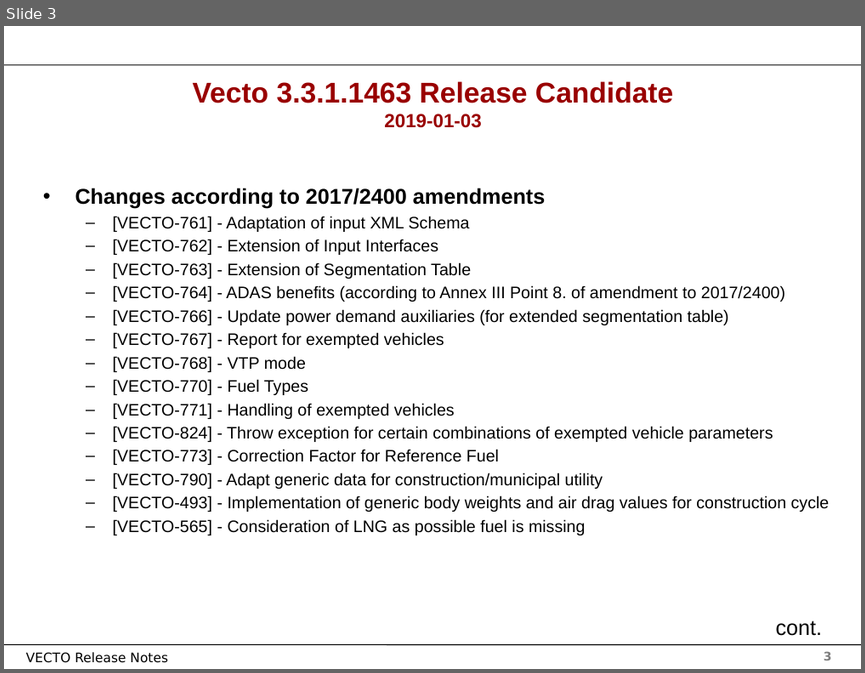
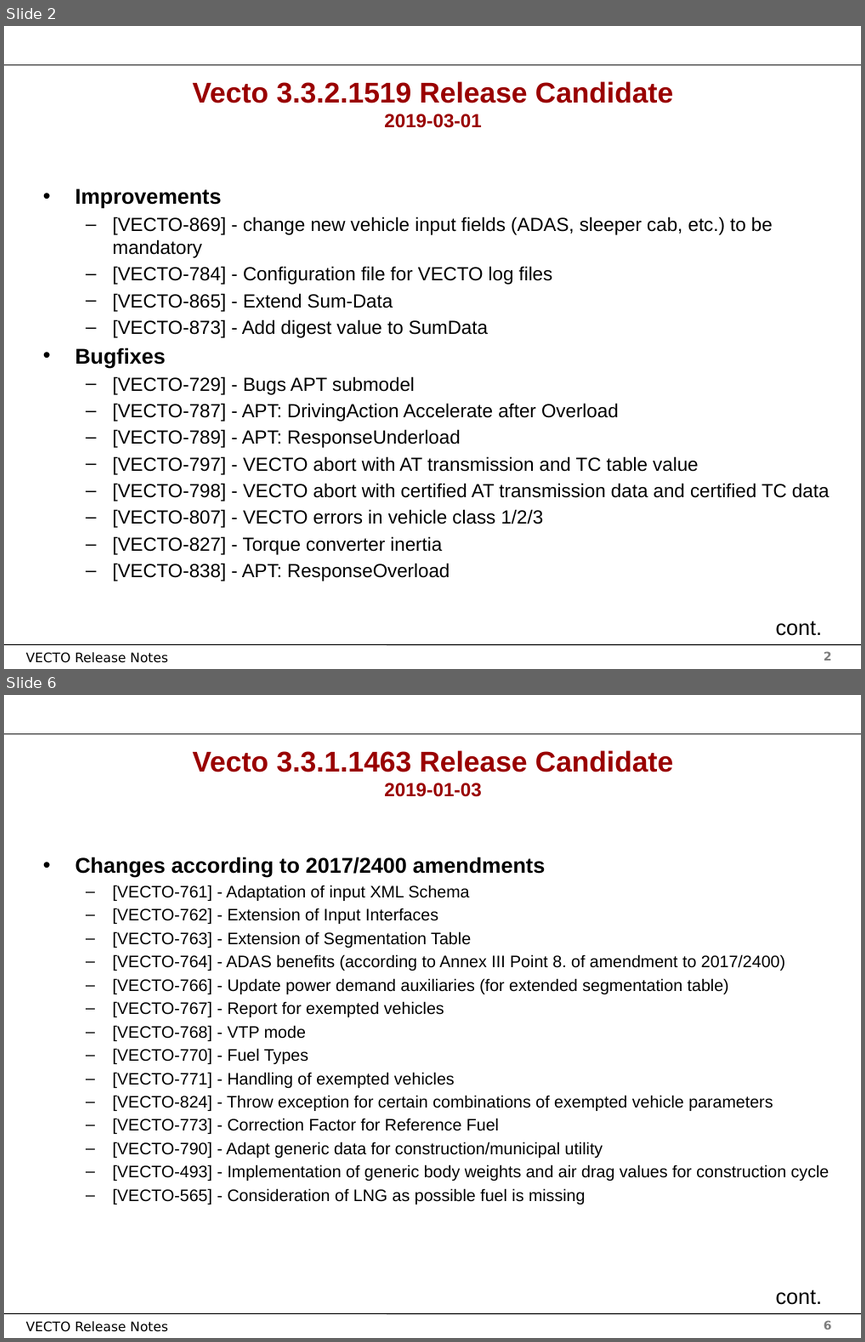
Before and after one commit to tanawadeatharva/BharatVECTO, a slide deck: Documentation/User Manual Source/Release Notes Vecto3.x.pptx. Shown one above the other, each under a label of ours: slide 3 before the commit, slides 2 and 6 after it; the slides between them are not shown. The pictures are 865x673 and 865x1342 pixels, drawn with LibreOffice and Linux fonts; fonts in the diff are those of the drawing; background and template pictures are left out. Boxes give left, top, right and bottom in pixels: in the first picture for what was removed or moved away, otherwise in the second. Text is boxed around its words. In the diff, an @@ line names an element or a change of style, - is before the commit and + after.

```diff
--- a/Documentation/User Manual Source/Release Notes Vecto3.x.pptx
+++ b/Documentation/User Manual Source/Release Notes Vecto3.x.pptx
@@ slide 2 added at [4,26,861,669], background #FFFFFF; not listed: 4 template elements that a slide beside it also shows @@
@@ title added at [193,81,673,128], 24 pt, text #990000, bold @@
+Vecto 3.3.2.1519 Release Candidate
+2019-03-01
@@ text added at [75,188,828,581], 16 pt, text #000000 @@
+• Improvements
+  – [VECTO-869] - change new vehicle input fields (ADAS, sleeper cab, etc.) to be mandatory
+  – [VECTO-784] - Configuration file for VECTO log files
+  – [VECTO-865] - Extend Sum-Data
+  – [VECTO-873] - Add digest value to SumData
+• Bugfixes
+  – [VECTO-729] - Bugs APT submodel
+  – [VECTO-787] - APT: DrivingAction Accelerate after Overload
+  – [VECTO-789] - APT: ResponseUnderload
+  – [VECTO-797] - VECTO abort with AT transmission and TC table value
+  – [VECTO-798] - VECTO abort with certified AT transmission data and certified TC data
+  – [VECTO-807] - VECTO errors in vehicle class 1/2/3
+  – [VECTO-827] - Torque converter inertia
+  – [VECTO-838] - APT: ResponseOverload
@@ text added at [776,620,823,635], 18 pt, text #000000 @@
+cont.
@@ what was slide 3 is now slide 6 @@
@@ page number at [823,1321,832,1329]: text changed @@
-3
+6
```
Also in this commit, not shown: 2 slides changed, 2 other slides added, 11 other files.
